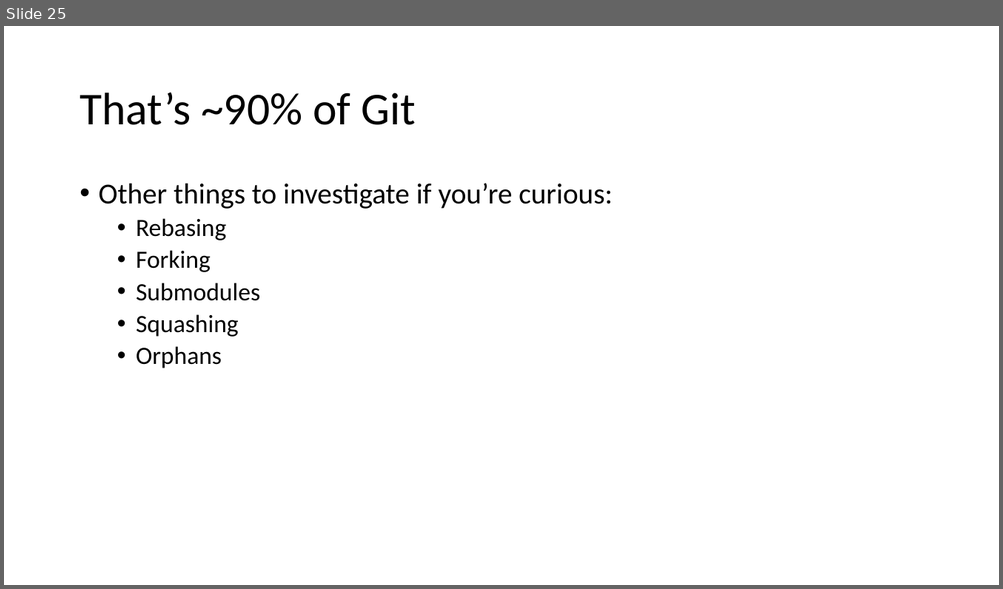
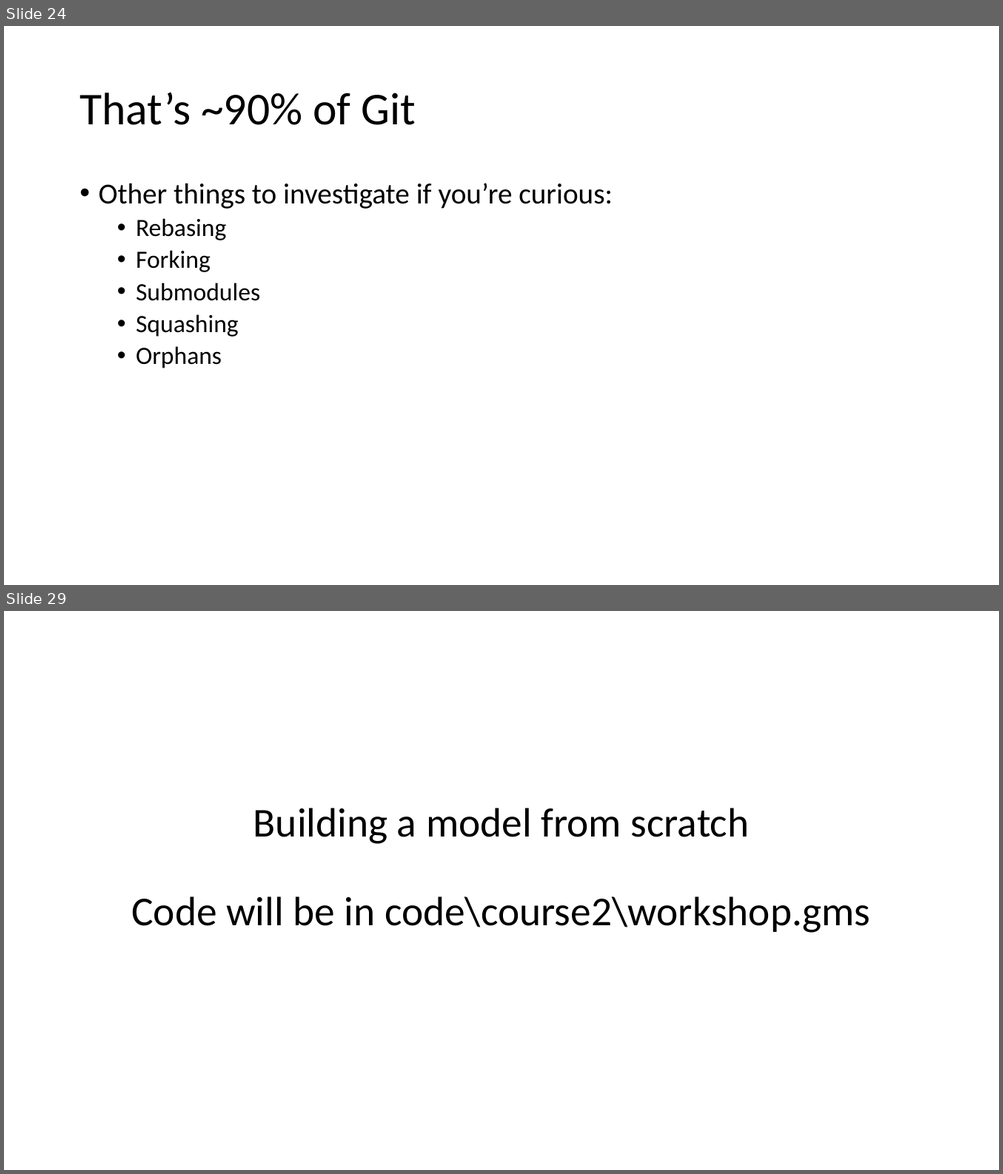
Before and after one commit to maxxb77/EBGN632_2019, a slide deck: ClassSlides/Course2.pptx. Shown one above the other, each under a label of ours: slide 25 before the commit, slides 24 and 29 after it; the slides between them are not shown. The pictures are 1003x589 and 1003x1174 pixels, drawn with LibreOffice and Linux fonts; fonts in the diff are those of the drawing. Boxes give left, top, right and bottom in pixels: in the first picture for what was removed or moved away, otherwise in the second. Text is boxed around its words. In the diff, an @@ line names an element or a change of style, - is before the commit and + after.

Commit message:
Adding Louis' workshop problem description and math

```diff
--- a/ClassSlides/Course2.pptx
+++ b/ClassSlides/Course2.pptx
@@ slide 29 added at [4, 611, 999, 1170], background #FFFFFF @@
@@ title added at [131, 808, 871, 933], 39.6 pt, text #000000 @@
+Building a model from scratch
+Code will be in code\course2\workshop.gms
@@ what was slide 25 is now slide 24 @@
```
Also in this commit, not shown: 1 slide changed, 4 other slides added, 2 slides removed.
